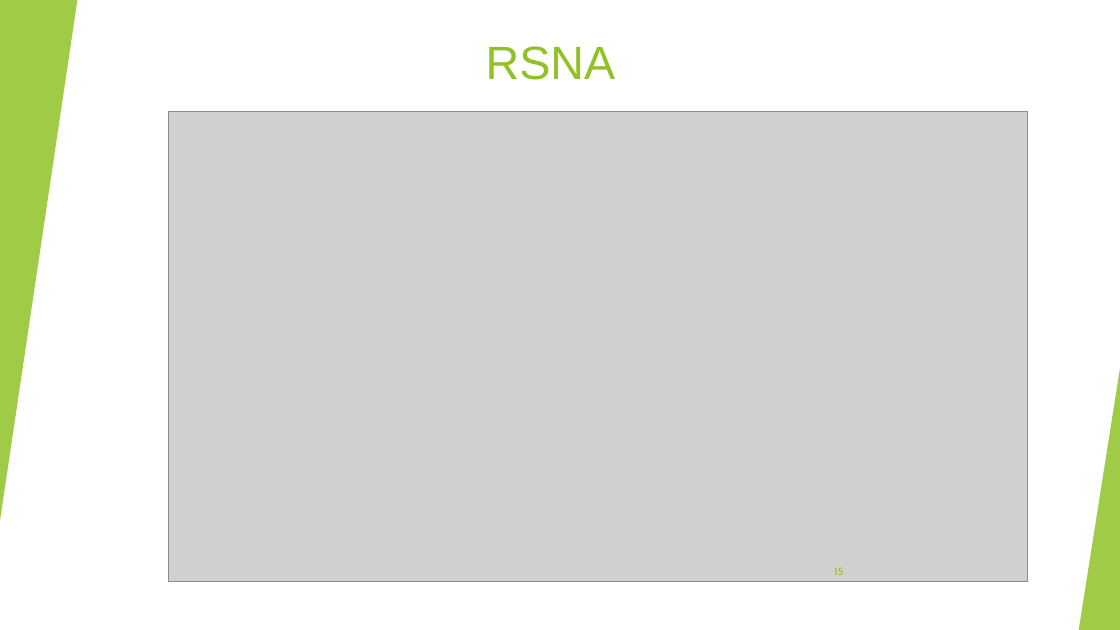
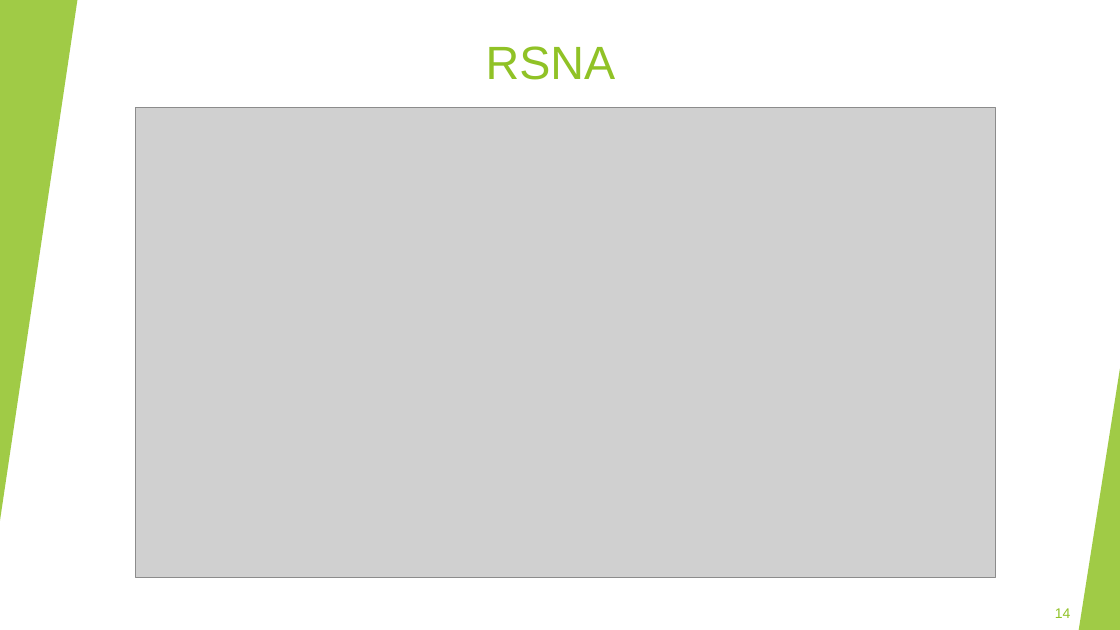
Before and after one commit to Shenhav26/Final_project, a slide deck: slide 14 of capstone project phase A.pptx (slide 15 before the commit). Drawn at 1120x630 pixels with LibreOffice and Linux fonts; fonts in the diff are those of the drawing; grey boxes stand for pictures. Boxes give left, top, right and bottom in pixels: in the first picture for what was removed or moved away, otherwise in the second. Text is boxed around its words. In the diff, an @@ line names an element or a change of style, - is before the commit and + after.

```diff
--- a/capstone project phase A.pptx
+++ b/capstone project phase A.pptx
@@ picture: place and size @@
-picture at (168,112,1028,582)
+picture at (136,108,996,578)
@@ page number removed at (834,567,843,575) @@
-15
@@ page number added at (1055,608,1071,618), 12 pt, text #90C226 @@
+14
```
Also in this commit, not shown: 17 other slides changed, 1 slide removed.
